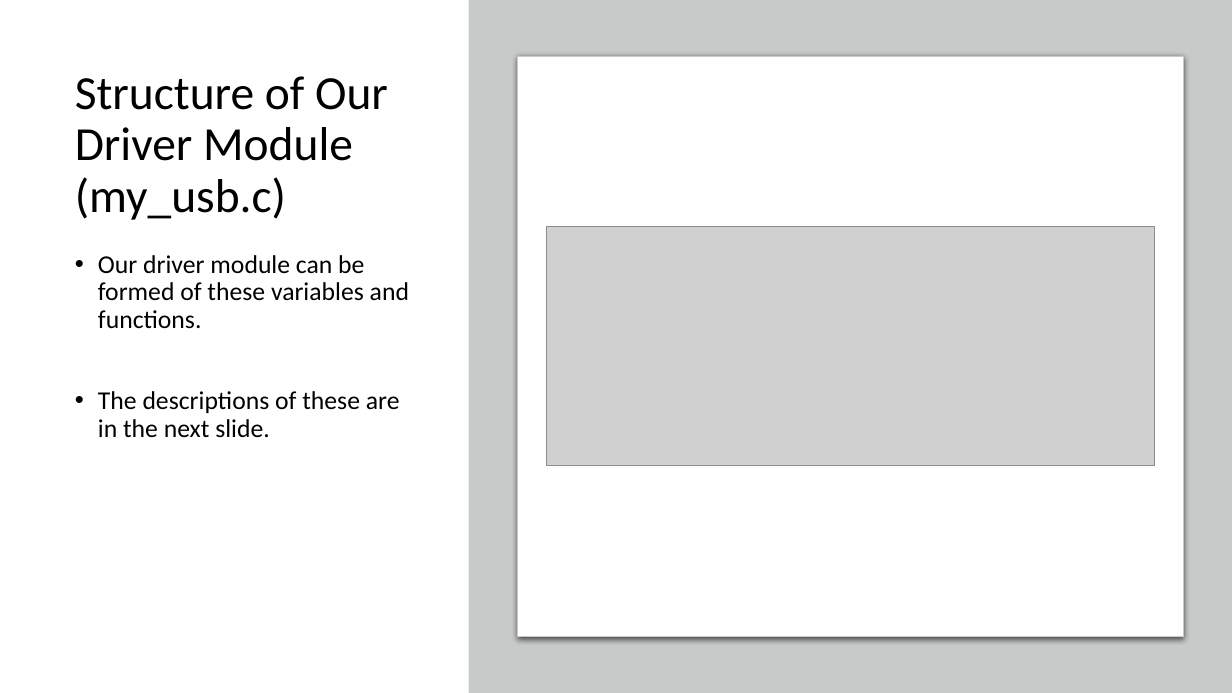
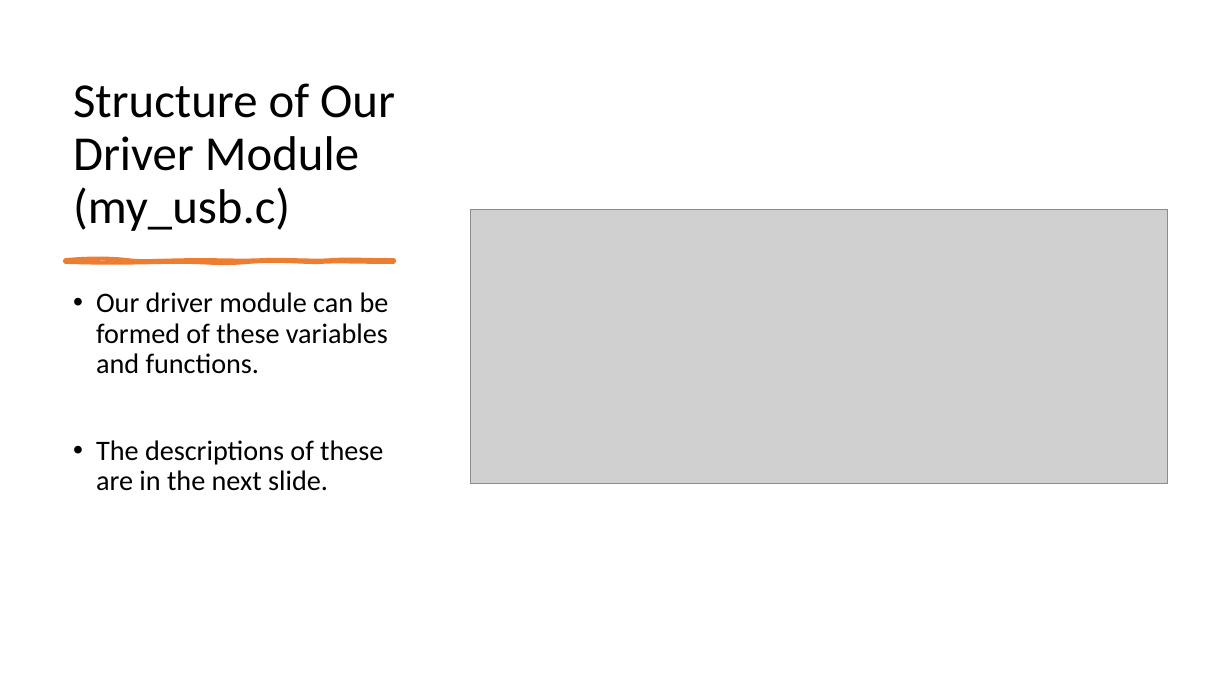
Before and after one commit to hasancpp/CS350-Operating-Systems-Project, a slide deck: slide 7 of progress_report.pptx. Drawn at 1232x693 pixels with LibreOffice and Linux fonts; fonts in the diff are those of the drawing; grey boxes stand for pictures. Boxes give left, top, right and bottom in pixels: in the first picture for what was removed or moved away, otherwise in the second. Text is boxed around its words. In the diff, an @@ line names an element or a change of style, - is before the commit and + after.

```diff
--- a/progress_report.pptx
+++ b/progress_report.pptx
@@ rectangle removed at [469, 0, 1232, 693] @@
@@ rounded rectangle removed at [518, 56, 1183, 637] @@
@@ title "Structure of Our Driver Module ..." at [73, 83, 395, 231]: size 37 to 38 pt; vertical alignment middle to bottom @@
@@ picture: place and size @@
-picture at [546, 227, 1154, 466]
+picture at [470, 210, 1168, 483]
@@ freeform shape added at [65, 260, 394, 262], fill #ED7D31, outline #ED7D31 3 pt @@
@@ text "Our driver module can be ...": place and size @@
-text "Our driver module can be ..." at [98, 255, 409, 437]
+text "Our driver module can be ..." at [96, 292, 389, 491]
@@ text "Our driver module can be ..." at [96, 292, 389, 491]: size 20 to 22 pt @@
```
Also in this commit, not shown: 4 other slides changed.
